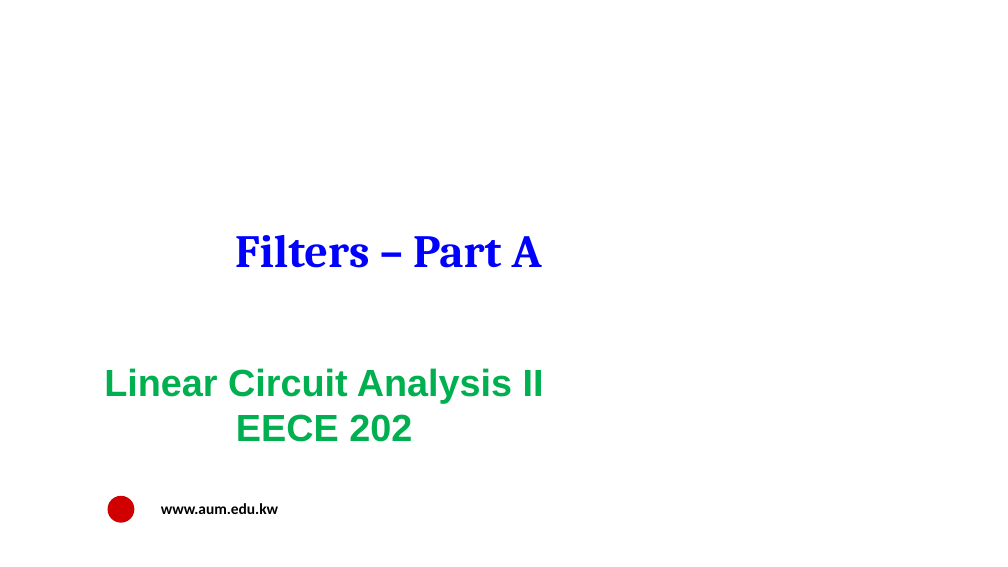
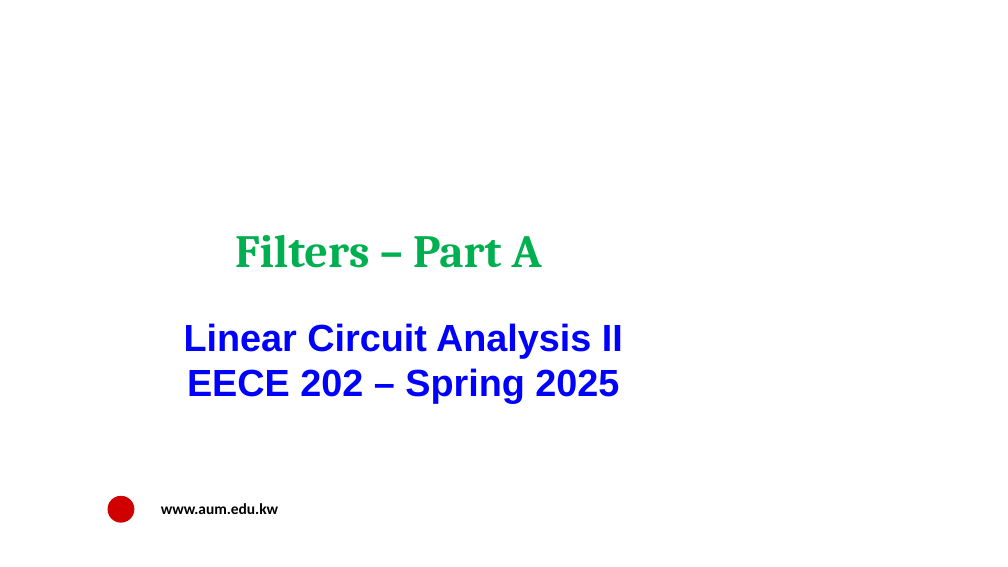
Before and after one commit to salmanrazzaq1993/AUM-WORK, a slide deck: slide 1 of PP WORK/Instructor Version/Week 6/Week 6 Lecture 2 - Filters part A.pptx. Drawn at 1008x567 pixels with LibreOffice and Linux fonts; fonts in the diff are those of the drawing; background and template pictures are left out. Boxes give left, top, right and bottom in pixels: in the first picture for what was removed or moved away, otherwise in the second. Text is boxed around its words. In the diff, an @@ line names an element or a change of style, - is before the commit and + after.

```diff
--- a/PP WORK/Instructor Version/Week 6/Week 6 Lecture 2 - Filters part A.pptx
+++ b/PP WORK/Instructor Version/Week 6/Week 6 Lecture 2 - Filters part A.pptx
@@ text "Filters – Part A" at (235,235,542,268): text colour #0000FF to #00B050 @@
@@ text "Linear Circuit Analysis II": place and size @@
-text "Linear Circuit Analysis II" at (104,368,544,442)
+text "Linear Circuit Analysis II" at (184,323,623,404)
@@ text at (184,323,623,358): text colour #00B050 to #0000FF in "Linear Circuit Analysis II" @@
@@ text at (187,368,619,404): text changed; text colour #00B050 to #0000FF @@
-EECE 202
+EECE 202 – Spring 2025
```
Also in this commit, not shown: 15 other slides changed, 4 slides added.
